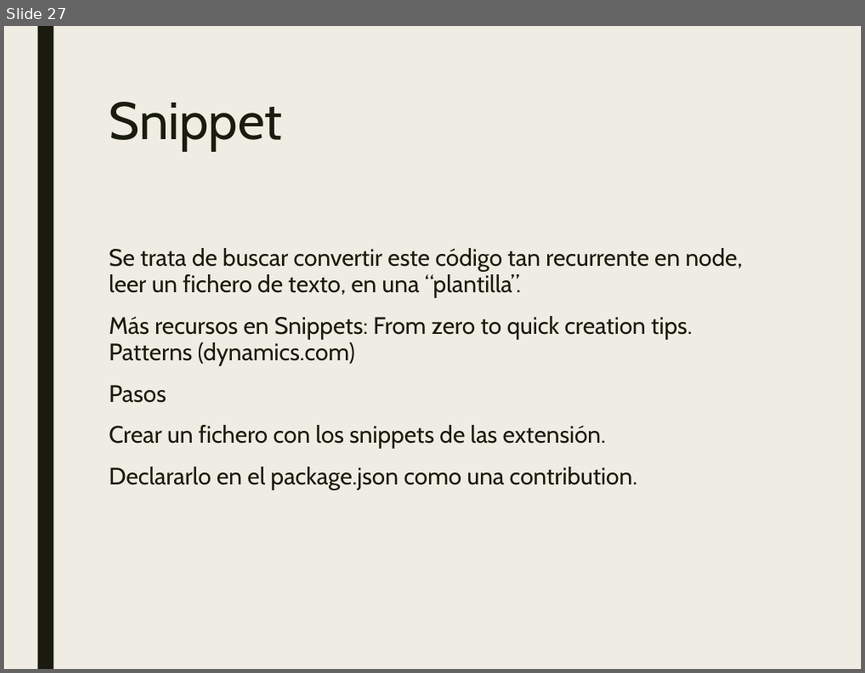
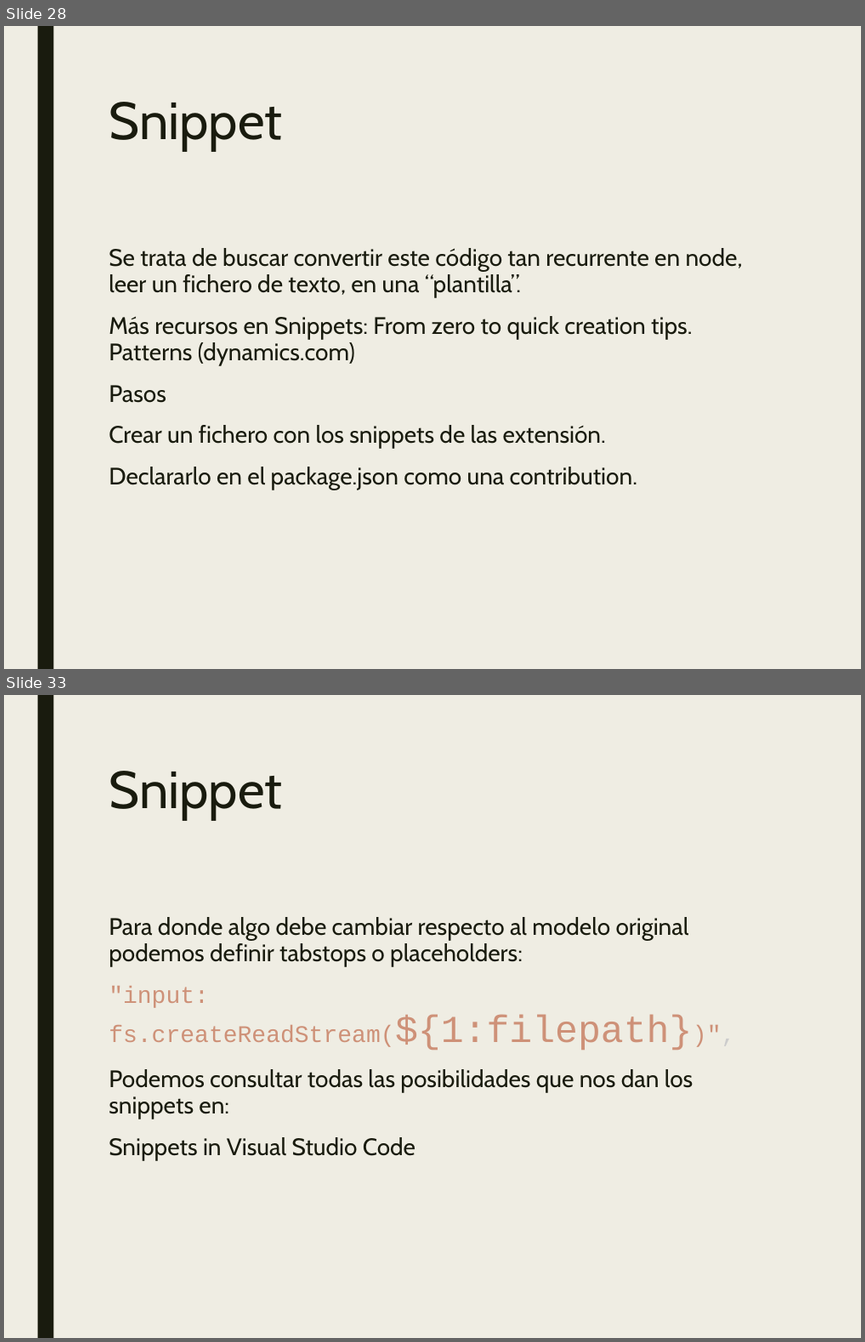
Before and after one commit to JalmarazMartn/dotnetrioja1, a slide deck: VSCODE Extensiones.ppt. Shown one above the other, each under a label of ours: slide 27 before the commit, slides 28 and 33 after it; the slides between them are not shown. The pictures are 865x673 and 865x1342 pixels, drawn with LibreOffice and Linux fonts; fonts in the diff are those of the drawing. Boxes give left, top, right and bottom in pixels: in the first picture for what was removed or moved away, otherwise in the second. Text is boxed around its words. In the diff, an @@ line names an element or a change of style, - is before the commit and + after.

Commit message:
Snippet

```diff
--- a/VSCODE Extensiones.ppt
+++ b/VSCODE Extensiones.ppt
@@ slide 33 added at (4,695,861,1338), background #EFEDE3; not listed: 1 template element that a slide beside it also shows @@
@@ title added at (109,771,282,820), 44 pt, text #191B0E @@
+Snippet
@@ text added at (109,917,692,1160), 20 pt, text #191B0E @@
+Para donde algo debe cambiar respecto al modelo original podemos definir tabstops o placeholders:
+"input: fs.createReadStream(${1:filepath})",
+Podemos consultar todas las posibilidades que nos dan los snippets en:
+Snippets in Visual Studio Code
@@ what was slide 27 is now slide 28 @@
```
Also in this commit, not shown: 8 other slides added, 3 other files.
